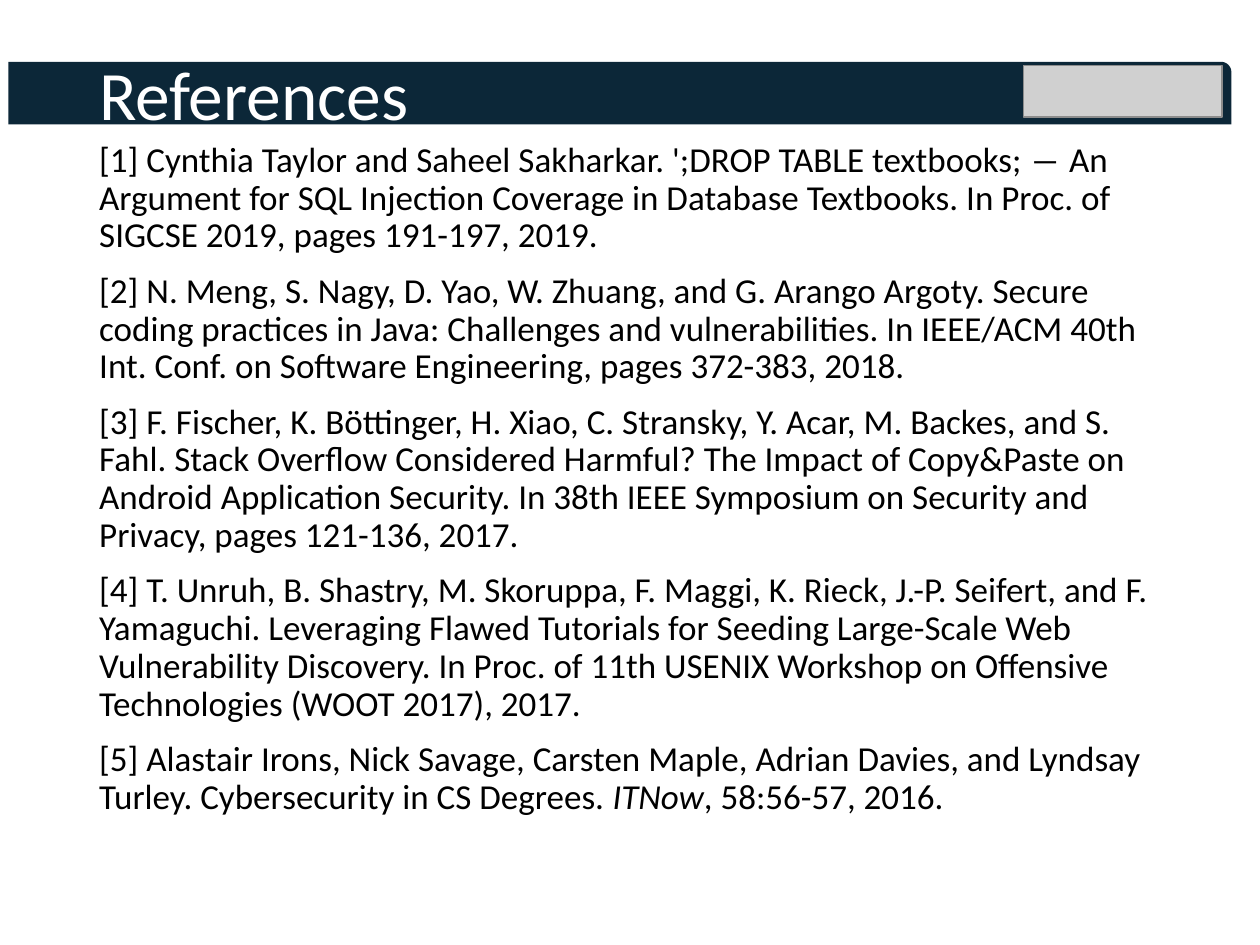
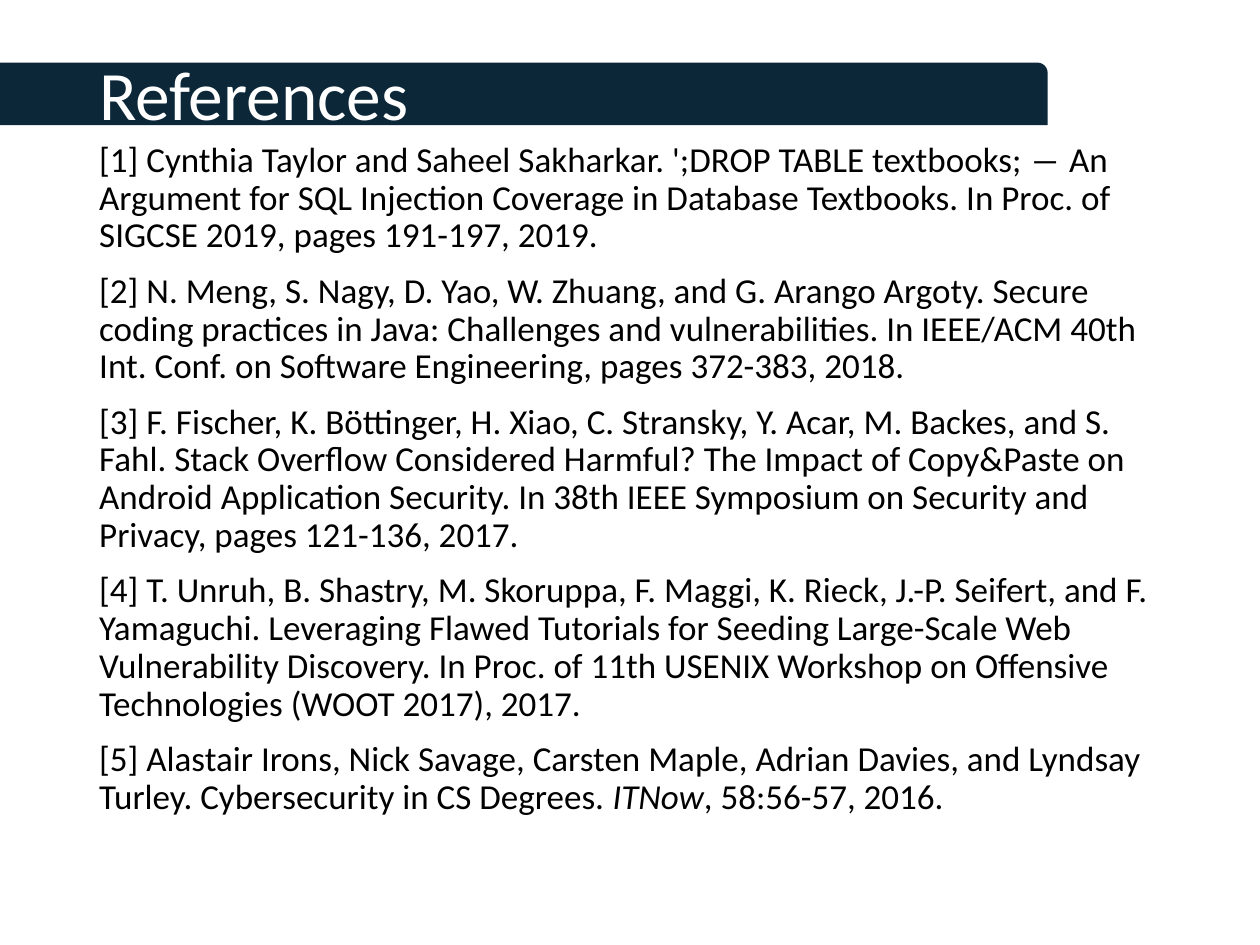
Before and after one commit to tomcrick/FIE2019, a slide deck: slide 12 of TalkatFI2019.pptx. Drawn at 1260x945 pixels with LibreOffice and Linux fonts; fonts in the diff are those of the drawing; grey boxes stand for pictures; background and template pictures are left out. Boxes give left, top, right and bottom in pixels: in the first picture for what was removed or moved away, otherwise in the second. Text is boxed around its words. In the diff, an @@ line names an element or a change of style, - is before the commit and + after.

```diff
--- a/TalkatFI2019.pptx
+++ b/TalkatFI2019.pptx
@@ round rect added at bbox=[0, 63, 1048, 126], fill #0C2738 @@
@@ round rect removed at bbox=[9, 62, 1232, 125] @@
@@ picture removed at bbox=[1024, 66, 1222, 117] @@
```
Also in this commit, not shown: 10 other slides changed.
